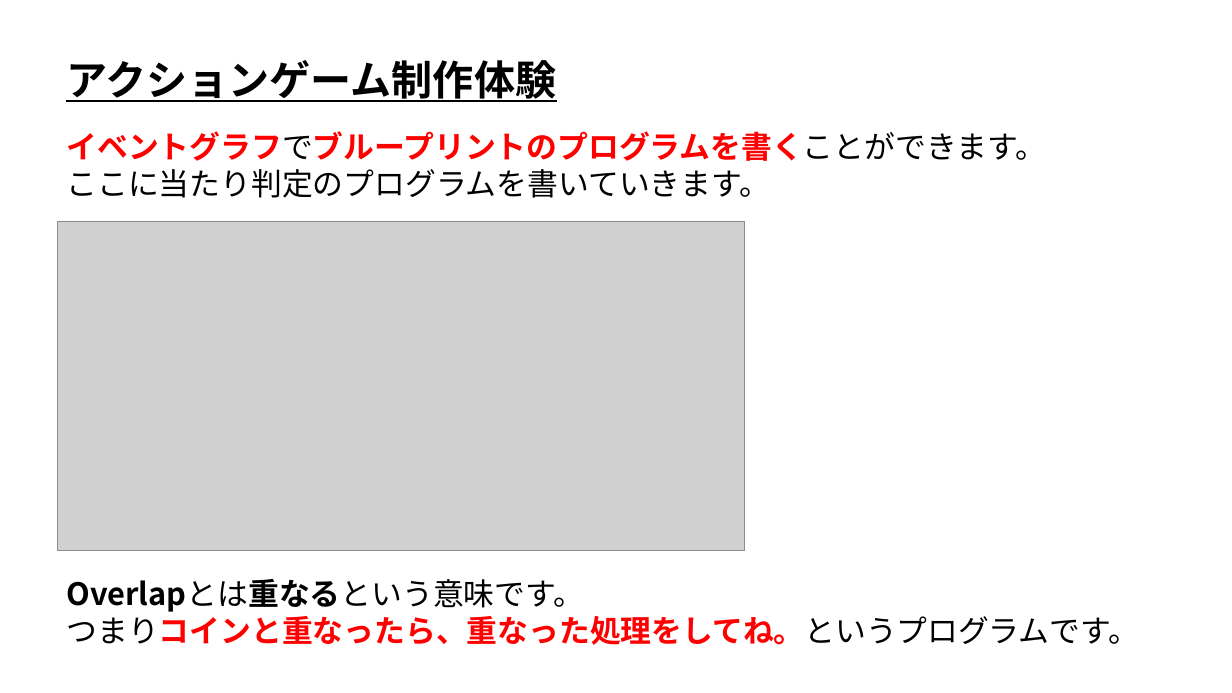
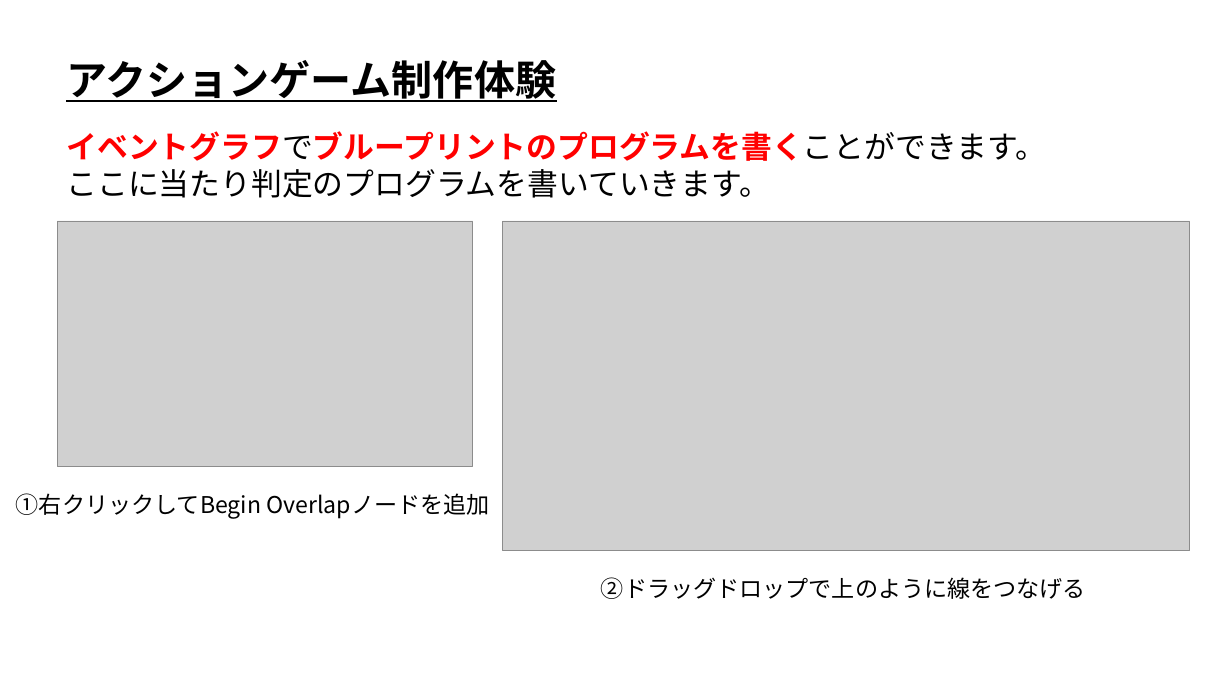
Before and after one commit to ArakiYusuke-Ohara/UnrealEngine, a slide deck: slide 10 of Projects/OpenCanpas01/TrialClass/UE_アクションゲーム制作体験.pptx. Drawn at 1232x693 pixels with LibreOffice and Linux fonts; fonts in the diff are those of the drawing; grey boxes stand for pictures. Boxes give left, top, right and bottom in pixels: in the first picture for what was removed or moved away, otherwise in the second. Text is boxed around its words. In the diff, an @@ line names an element or a change of style, - is before the commit and + after.

Commit message:
スライドを微修正

```diff
--- a/Projects/OpenCanpas01/TrialClass/UE_アクションゲーム制作体験.pptx
+++ b/Projects/OpenCanpas01/TrialClass/UE_アクションゲーム制作体験.pptx
@@ picture added at (x1=57, y1=221, x2=473, y2=467) @@
@@ picture moved from (x1=57, y1=221, x2=745, y2=551) to (x1=503, y1=221, x2=1190, y2=551) @@
@@ text added at (x1=16, y1=493, x2=489, y2=519), 18 pt, text #000000 @@
+①右クリックしてBegin Overlapノードを追加
@@ text removed at (x1=66, y1=579, x2=1138, y2=645) @@
-Overlapとは重なるという意味です。
-つまりコインと重なったら、重なった処理をしてね。というプログラムです。
@@ text added at (x1=601, y1=577, x2=1086, y2=599), 18 pt, text #000000 @@
+②ドラッグドロップで上のように線をつなげる
```
Also in this commit, not shown: 4 other slides changed.
